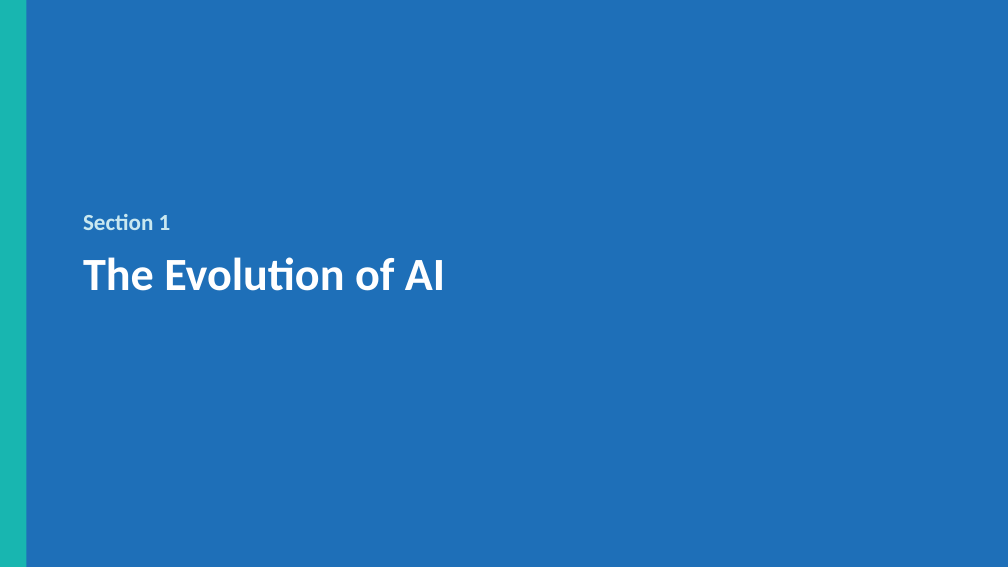
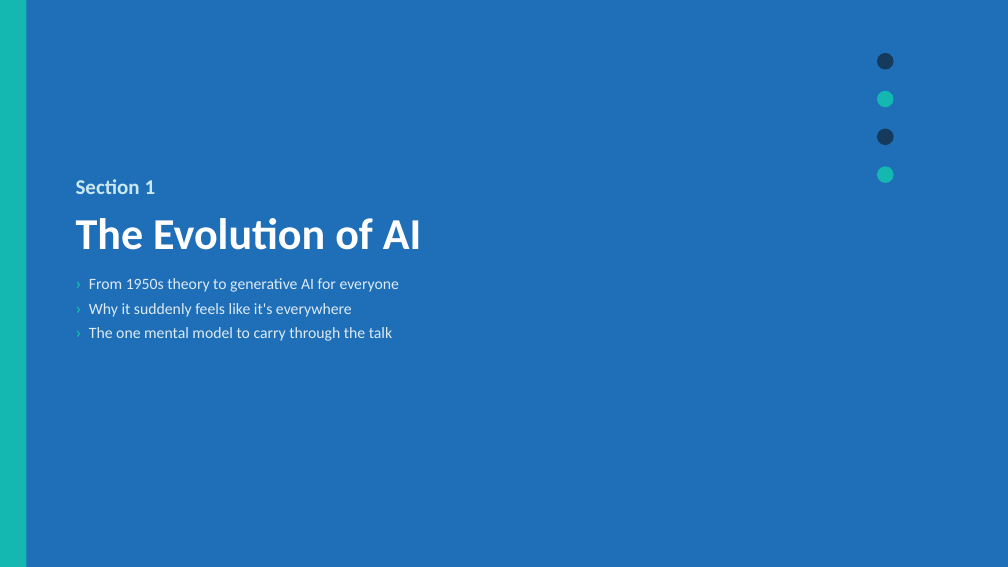
Before and after one commit to GilbertChan88/ToFix, a slide deck: slide 4 of AI-Presentation/Using-AI-in-Our-Lives.pptx. Drawn at 1008x567 pixels with LibreOffice and Linux fonts; fonts in the diff are those of the drawing. Boxes give left, top, right and bottom in pixels: in the first picture for what was removed or moved away, otherwise in the second. Text is boxed around its words. In the diff, an @@ line names an element or a change of style, - is before the commit and + after.

```diff
--- a/AI-Presentation/Using-AI-in-Our-Lives.pptx
+++ b/AI-Presentation/Using-AI-in-Our-Lives.pptx
@@ ellipse added at (x1=877, y1=53, x2=894, y2=70), fill #153A5C @@
@@ ellipse added at (x1=877, y1=91, x2=894, y2=107), fill #14B8B0 @@
@@ ellipse added at (x1=877, y1=129, x2=894, y2=145), fill #153A5C @@
@@ text at (x1=76, y1=179, x2=421, y2=250): size 22 to 20 pt in "Section 1"; size 44 to 42 pt in "The Evolution of AI"; more space between paragraphs @@
@@ text "Section 1" moved from (x1=83, y1=214, x2=445, y2=291) to (x1=76, y1=179, x2=421, y2=341) @@
@@ ellipse added at (x1=877, y1=166, x2=894, y2=183), fill #14B8B0 @@
@@ text at (x1=89, y1=278, x2=399, y2=341): paragraphs added @@
+› From 1950s theory to generative AI for everyone
+› Why it suddenly feels like it's everywhere
+› The one mental model to carry through the talk
```
Also in this commit, not shown: 18 other slides changed, 9 slides added, 9 slides removed, 5 other files.
